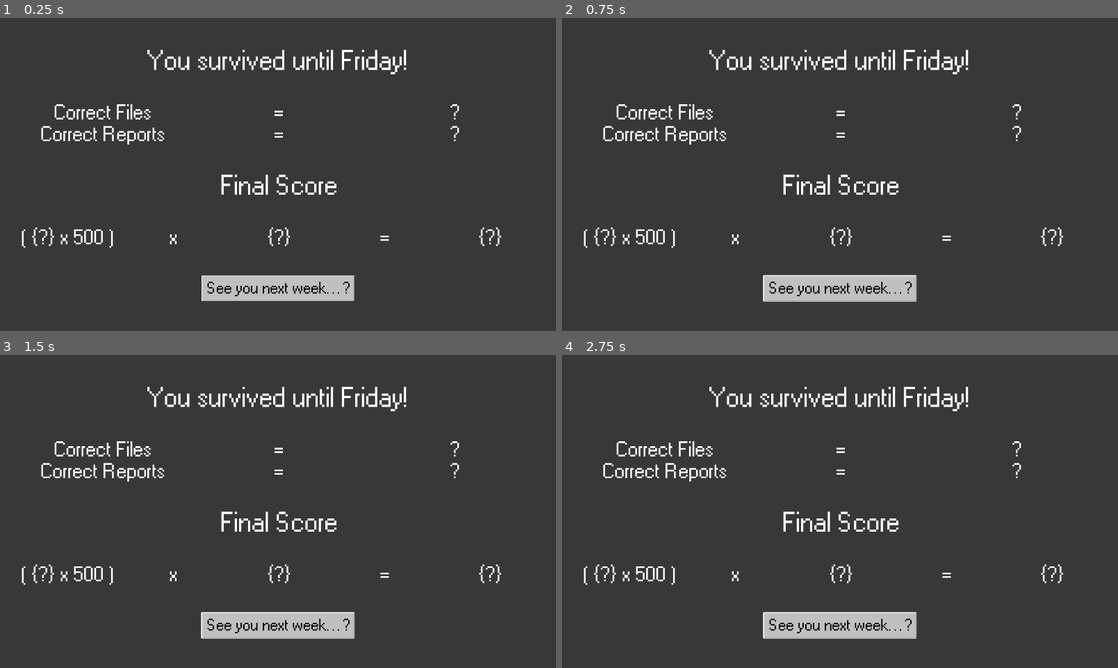
Above: before the commit, frames 1-4 (two rows, left to right).
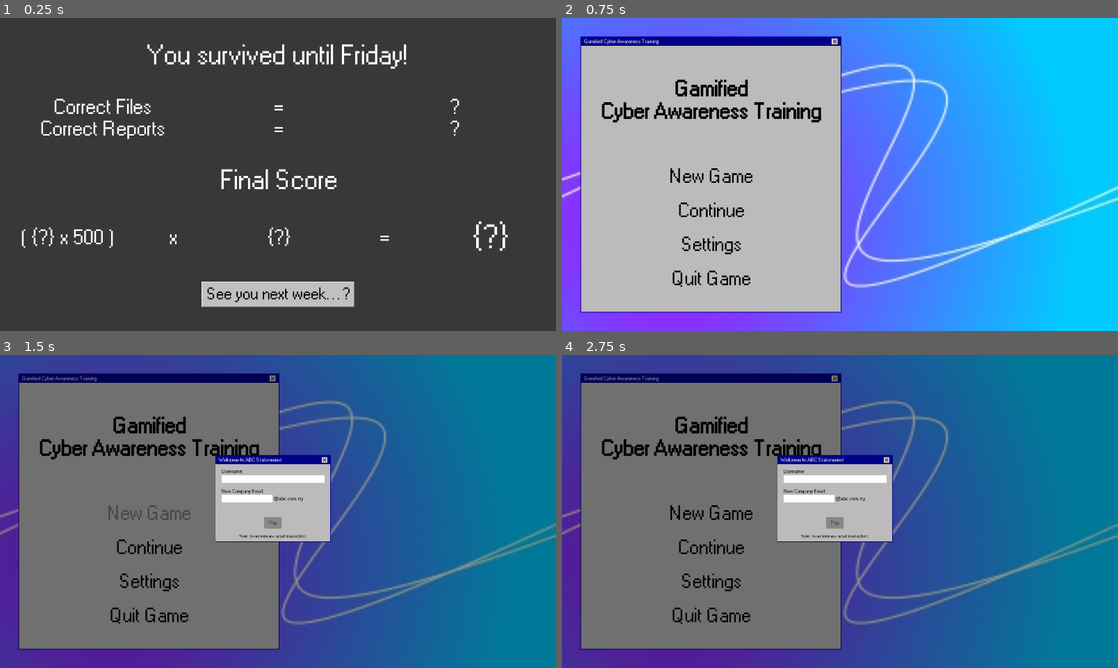
Above: after the commit, the same moments.

Repository: Wong-Kai-Lun/gamified-cybersecurity-awareness-training
Game: Godot game, scene res://game/main_game/programs/events/friday_end/friday_end_panel.tscn
Same seed, same stepped clock (60 frames per second), same inputs: the game is played once before the commit and once after it. This scene is started directly instead of the project's main scene.
Inputs (mouse positions are in pixels of both pictures, inside the frame that each line leads up to):
- Up to frame 1 (0.25 s): no input
- Up to frame 2 (0.75 s): click "See you next week...?" at 0.5 s
- Up to frame 3 (1.5 s): click (150, 514) at 1.25 s, where only the run after the commit has a clickable "New Game"
- Up to frame 4 (2.75 s): click (712, 514) at 2 s, where only the run after the commit has a clickable "New Game"

The runs differ from the first frame. In frame 1, 4.9% of the frame differs, in the area x 7-92%, y 8-93%; in frame 2, 98%; in frame 3, 99%; in frame 4, 99%, in the area x 0-100%, y 0-100%.

Commit message:
Progress: Score Calculation

Diff:
--- a/godot/game/autoload/level_service.gd
+++ b/godot/game/autoload/level_service.gd
@@ -7,6 +7,7 @@
 enum Day { MONDAY, TUESDAY, WEDNESDAY, THURSDAY, FRIDAY }
 
 const _BASE_CORRECT_FILE_SCORE = 500
+const _BASE_CORRECT_REPORT_MULT = 1
 const LEVELS = {
 	Day.MONDAY: "res://data/email_pack/monday.tres",
 	Day.TUESDAY: "res://data/email_pack/tuesday.tres",
@@ -78,7 +79,6 @@
 
 
 func validate_outbound_files(email: EmailData, attached: Array[FileData]) -> void:
-
 	var expected_file_ids = []
 	for file in email.expected_attachments:
 		expected_file_ids.append(file.file_id)
@@ -92,9 +92,6 @@
 			_correct_purchase_orders += 1
 		else:
 			_missed_purchase_orders += 1
-
-	print("Missing Files: ", _missed_purchase_orders)
-	print("Correct File Attached: ", _correct_purchase_orders)
 
 
 # Check for any abuse of report functions
@@ -110,5 +107,26 @@
 		elif not email.is_phishing and email.flags["reported"]:
 			_total_false_reports += 1
 
-	print("Number of correct reports: ", _total_correct_reports)
-	print("Number of false reports: ", _total_false_reports)
+
+func getCorrectFiles() -> int:
+	return _correct_purchase_orders
+
+
+func getCorrectReports() -> int:
+	if _total_correct_reports == 0:
+		return _BASE_CORRECT_REPORT_MULT
+	else:
+		return _total_correct_reports
+
+
+func calcCorrectFilesScore() -> int:
+	return _correct_purchase_orders * _BASE_CORRECT_FILE_SCORE
+
+
+func calcFinalScore() -> int:
+	var cfs = calcCorrectFilesScore()
+
+	if _total_correct_reports == 0:
+		return  cfs * _BASE_CORRECT_REPORT_MULT
+	else:
+		return  cfs * _total_correct_reports
--- a/godot/game/main_game/programs/events/friday_end/friday_end_panel.gd
+++ b/godot/game/main_game/programs/events/friday_end/friday_end_panel.gd
@@ -2,10 +2,13 @@
 
 @onready var correct_files_count: Label = $VBoxContainer/MarginContainer/GridContainer/CFCount
 @onready var correct_reports_count: Label = $VBoxContainer/MarginContainer/GridContainer/CRCount
+@onready var final_cf_label: Label = $VBoxContainer/MarginContainer2/GridContainer/FSCalcCF
+@onready var final_cr_label: Label = $VBoxContainer/MarginContainer2/GridContainer/FSCR
+@onready var final_score: Label = $VBoxContainer/MarginContainer2/GridContainer/FinalScore
 
 
 func _ready() -> void:
-	pass # Replace with function body.
+	_animate_score_calc()
 
 
 func _wait(duration: float) -> void:
@@ -13,4 +16,18 @@
 
 
 func _animate_score_calc():
-	pass
+	# calculate score in levelmanager
+	await _wait(2.0)
+	correct_files_count.text = str(LevelServiceInstance.getCorrectFiles())
+	await _wait(1.0)
+	correct_reports_count.text = str(LevelServiceInstance.getCorrectReports())
+	await _wait(1.0)
+	final_cf_label.text = str(LevelServiceInstance.calcCorrectFilesScore())
+	await _wait(1.0)
+	final_cr_label.text = str(LevelServiceInstance.getCorrectReports())
+	await _wait(1.0)
+	final_score.text = str(LevelServiceInstance.calcFinalScore())
+
+
+func _on_to_menu_pressed() -> void:
+	GameManagerInstance.stop_game()
--- a/godot/game/main_game/programs/events/friday_end/friday_end_panel.tscn
+++ b/godot/game/main_game/programs/events/friday_end/friday_end_panel.tscn
@@ -137,14 +137,14 @@
 text = "="
 horizontal_alignment = 1
 
-[node name="EqualSign2" type="Label" parent="VBoxContainer/MarginContainer2/GridContainer"]
+[node name="FinalScore" type="Label" parent="VBoxContainer/MarginContainer2/GridContainer"]
 layout_mode = 2
 size_flags_horizontal = 3
-theme_override_font_sizes/font_size = 64
+theme_override_font_sizes/font_size = 100
 text = "{?}"
 horizontal_alignment = 1
 
-[node name="Button" type="Button" parent="VBoxContainer"]
+[node name="ToMenu" type="Button" parent="VBoxContainer"]
 layout_mode = 2
 size_flags_horizontal = 4
 size_flags_vertical = 4
@@ -157,3 +157,5 @@
 theme_override_styles/pressed = SubResource("StyleBoxTexture_p5my0")
 theme_override_styles/normal = SubResource("StyleBoxTexture_v107h")
 text = "See you next week...?"
+
+[connection signal="pressed" from="VBoxContainer/ToMenu" to="." method="_on_to_menu_pressed"]
